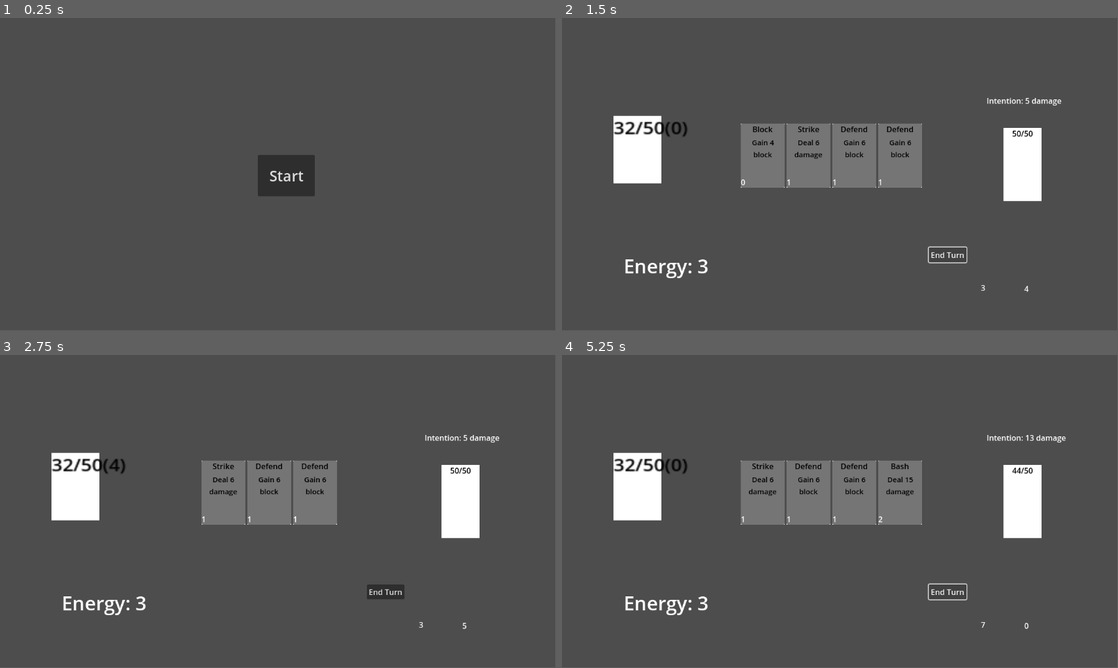
Above: before the commit, frames 1-4 (two rows, left to right).
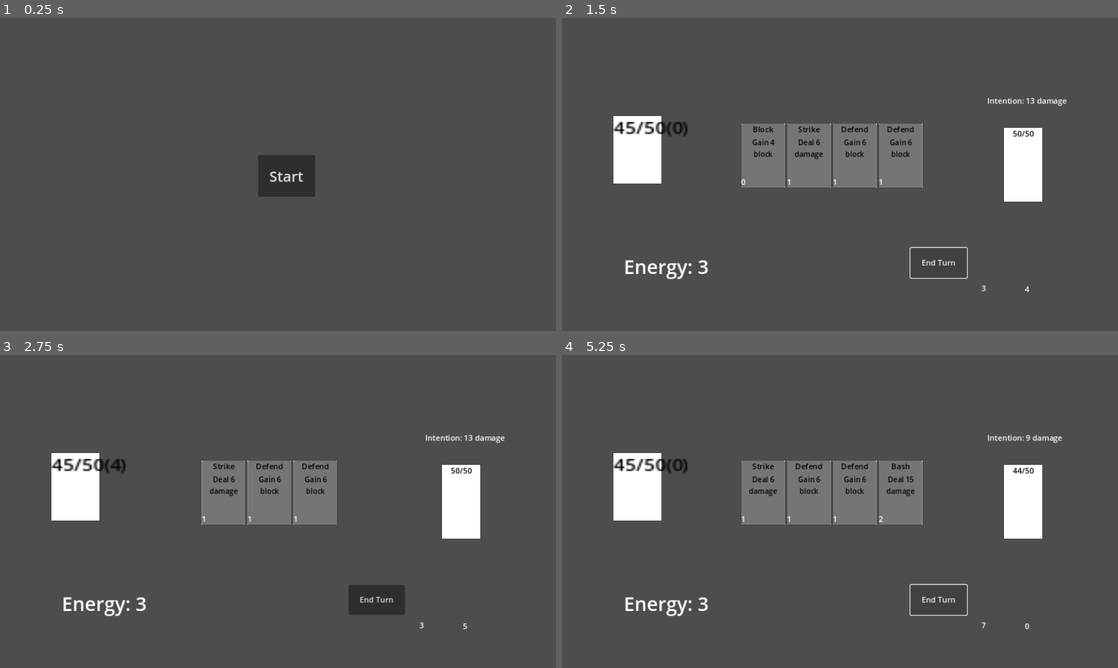
Above: after the commit, the same moments.

Repository: Feli-St/DITgithub
Game: Godot game, scene res://scenes/main_menu.tscn
Same seed, same stepped clock (60 frames per second), same inputs: the game is played once before the commit and once after it.
Inputs:
- Up to frame 1 (0.25 s): no input
- Up to frame 2 (1.5 s): click "Start" at 0.5 s; click "End Turn" at 1.25 s
- Up to frame 3 (2.75 s): click "Block" at 2 s
- Up to frame 4 (5.25 s): click "Strike" at 2.75 s; click "Defend" at 3.5 s; click "Defend" at 4.25 s; click "End Turn" at 5 s
In our replay, the window is 799x449 before the commit and 800x450 after it. These sizes can differ from the game's own. Grey fills any space a smaller window leaves; there, only what the larger window draws over its background counts as a difference.

The runs differ from the first frame. In frame 1, less than 0.1% of the frame differs, in the area x 48-55%, y 48-53%; in frame 2, 1.9%; in frame 3, 2.0%, in the area x 9-91%, y 25-88%; in frame 4, 1.9%.

Commit message:
tooltips

Diff:
--- a/Slay the Spire Lite/project.godot
+++ b/Slay the Spire Lite/project.godot
@@ -19,6 +19,10 @@
 
 GameState="*res://Global/GameState.gd"
 
+[display]
+
+window/stretch/mode="canvas_items"
+
 [input]
 
 BUTTON_LEFT={
--- a/Slay the Spire Lite/scenes/bash_card.tscn
+++ b/Slay the Spire Lite/scenes/bash_card.tscn
@@ -7,3 +7,4 @@
 cost = 2
 damage = 15
 description = "Deal 15 damage"
+tooltip = ""
--- a/Slay the Spire Lite/scenes/card.tscn
+++ b/Slay the Spire Lite/scenes/card.tscn
@@ -53,6 +53,7 @@
 offset_top = -23.0
 offset_right = 40.0
 grow_vertical = 0
+mouse_filter = 1
 
 [node name="ColorRect" type="ColorRect" parent="."]
 z_index = -1
--- a/Slay the Spire Lite/scenes/enemy.tscn
+++ b/Slay the Spire Lite/scenes/enemy.tscn
@@ -30,6 +30,7 @@
 offset_right = 20.0
 offset_bottom = -53.0
 grow_horizontal = 2
+mouse_filter = 1
 theme_override_colors/font_color = Color(0, 0, 0, 1)
 
 [node name="Intention" type="Label" parent="."]
@@ -37,4 +38,5 @@
 offset_top = -144.0
 offset_right = 80.0
 offset_bottom = -121.0
+mouse_filter = 1
 horizontal_alignment = 1
--- a/Slay the Spire Lite/scenes/hud.tscn
+++ b/Slay the Spire Lite/scenes/hud.tscn
@@ -24,6 +24,7 @@
 offset_bottom = 136.0
 grow_horizontal = 2
 grow_vertical = 2
+mouse_filter = 1
 theme_override_font_sizes/font_size = 40
 text = "Test"
 horizontal_alignment = 1
@@ -31,10 +32,10 @@
 
 [node name="Button" type="Button" parent="."]
 layout_mode = 0
-offset_left = 427.0
+offset_left = 388.0
 offset_top = 24.0
 offset_right = 505.0
-offset_bottom = 55.0
+offset_bottom = 86.0
 text = "End Turn"
 
 [node name="Draw_pile" type="Label" parent="."]
@@ -43,6 +44,7 @@
 offset_top = 96.0
 offset_right = 575.0
 offset_bottom = 119.0
+mouse_filter = 1
 text = "0
 "
 
@@ -52,6 +54,7 @@
 offset_top = 98.0
 offset_right = 665.0
 offset_bottom = 121.0
+mouse_filter = 1
 text = "0"
 
 [connection signal="pressed" from="Button" to="." method="_on_button_pressed"]
--- /dev/null
+++ b/Slay the Spire Lite/scenes/instructions.tscn
@@ -0,0 +1,30 @@
+[gd_scene load_steps=2 format=3 uid="uid://pmg6bmr7bm7r"]
+
+[ext_resource type="Script" path="res://scripts/Instructions.gd" id="1_njgp4"]
+
+[node name="Instructions" type="Control"]
+layout_mode = 3
+anchors_preset = 15
+anchor_right = 1.0
+anchor_bottom = 1.0
+grow_horizontal = 2
+grow_vertical = 2
+script = ExtResource("1_njgp4")
+
+[node name="RichTextLabel" type="RichTextLabel" parent="."]
+layout_mode = 0
+offset_right = 40.0
+offset_bottom = 40.0
+text = "Instructions:
+	-	Click on cards to play them
+	-	Cards need energy to play
+	-	Energy is reset each turn
+	-	Cards in hand are discarded each turn so don't hold onto them
+	-	Intention shows what the enemy plans to do in its turn"
+fit_content = true
+scroll_active = false
+
+[node name="StartButton" type="Button" parent="."]
+layout_mode = 0
+offset_right = 8.0
+offset_bottom = 8.0
--- a/Slay the Spire Lite/scenes/player.tscn
+++ b/Slay the Spire Lite/scenes/player.tscn
@@ -11,6 +11,7 @@
 [node name="Health" type="Label" parent="."]
 offset_right = 40.0
 offset_bottom = 23.0
+mouse_filter = 1
 theme_override_colors/font_color = Color(0, 0, 0, 1)
 
 [node name="Area2D" type="Area2D" parent="."]
--- /dev/null
+++ b/Slay the Spire Lite/scripts/Instructions.gd
@@ -0,0 +1,11 @@
+extends Control
+
+
+# Called when the node enters the scene tree for the first time.
+func _ready():
+	pass # Replace with function body.
+
+
+# Called every frame. 'delta' is the elapsed time since the previous frame.
+func _process(delta):
+	pass
--- a/Slay the Spire Lite/scripts/Player.gd
+++ b/Slay the Spire Lite/scripts/Player.gd
@@ -9,10 +9,15 @@
 # Called when the node enters the scene tree for the first time.
 func _ready():
 	current_health = max_health
-	health.text = str(current_health) + "/" + str(max_health) + "(" + str(block) + ")"
+	update_health()
+
+func update_tooltip():
+	health.tooltip_text = "You have " + str(current_health) + " health and " + str(block) + " block"
 
 func update_health():
 	health.text = str(current_health) + "/" + str(max_health) + "(" + str(block) + ")"
+	update_tooltip()
+
 
 func take_damage(damage):
 	if block < damage:
@@ -45,7 +50,3 @@
 	print("You lost!")
 	emit_signal("died")
 	queue_free()
-
-# Called every frame. 'delta' is the elapsed time since the previous frame.
-func _process(delta):
-	pass
--- a/Slay the Spire Lite/scripts/card.gd
+++ b/Slay the Spire Lite/scripts/card.gd
@@ -14,7 +14,7 @@
 	$CardName.text = card_name
 	$Description.text = description
 	$Cost.text = str(cost)
-
+	$Cost.tooltip_text = "This card costs " + str(cost) + " energy to play"
 
 # Called every frame. 'delta' is the elapsed time since the previous frame.
 func _process(delta):
--- a/Slay the Spire Lite/scripts/enemy.gd
+++ b/Slay the Spire Lite/scripts/enemy.gd
@@ -4,7 +4,7 @@
 var current_health
 @onready var health = $Health
 @onready var intention_text = $Intention
-var intention = randi_range(5, 20)
+var intention
 
 signal enemy_defeated
 signal attacked(damage)
@@ -12,13 +12,13 @@
 # Called when the node enters the scene tree for the first time.
 func _ready():
 	current_health = max_health
-	health.text = str(current_health) + "/" + str(max_health)
-	intention_text.text = "Intention: " + str(intention) + " damage"
-
+	update_health()
+	change_intention()
 
 func change_intention():
 	intention = randi_range(5, 20)
 	intention_text.text = "Intention: " + str(intention) + " damage"
+	intention_text.tooltip_text = "The enemy intends to attack for " + str(intention) + " damage"
 
 func take_damage(damage):
 	current_health -= damage
@@ -33,6 +33,7 @@
 
 func update_health():
 	health.text = str(current_health) + "/" + str(max_health)
+	health.tooltip_text = "The enemy has " + str(current_health) + " health"
 
 func attack():
 	print("Enemy attacked")
--- a/Slay the Spire Lite/scripts/hud.gd
+++ b/Slay the Spire Lite/scripts/hud.gd
@@ -8,7 +8,10 @@
 func _ready():
 	GameState.energy_changed.connect(update_energy)
 	update_energy()
-	pass # Replace with function body.
+	$Button.tooltip_text = "End your turn and start enemy turn"
+	draw_pile.tooltip_text = "Amount of cards in your draw pile"
+	discard_pile.tooltip_text = "Amount of cards in your discard pile"
+
 
 
 # Called every frame. 'delta' is the elapsed time since the previous frame.
@@ -17,6 +20,7 @@
 
 func update_energy():
 	$Energy.text = "Energy: " + str(GameState.get_current_energy())
+	$Energy.tooltip_text = "You have " + str(GameState.current_energy) + " energy"
 
 func _on_button_pressed():
 	emit_signal("turn_ended")
